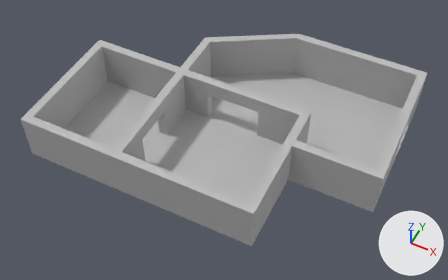
The FBX model Code_Lab_MidTerm/Assets/Models/Level0.fbx, before and after one commit.
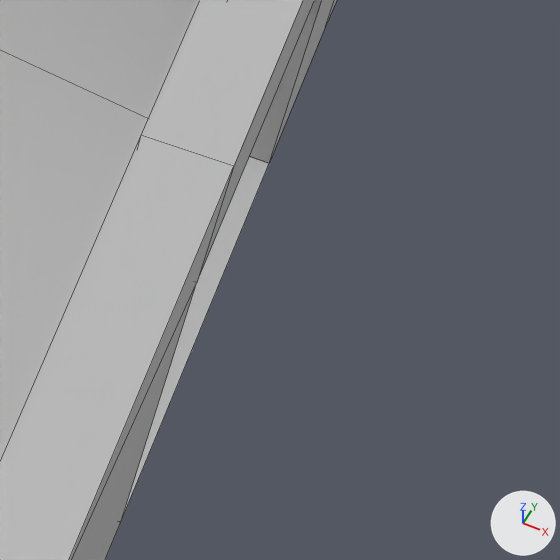
The first picture shows the older version from a camera (50 mm lens) standing at (1.34, -2.79, 3.35) and looking at (0.02, -0.15, 0.05). The close-ups show both versions on the part from 86% to 97% of the width and 39% to 58% of the height of that picture; other places that the commit changed are outside them. Arrows for +X, +Y and +Z are at lower right; the lights stay in place. The close-ups show mesh edges as thin lines. Where no turn or scale is listed for an object, it has been applied to the vertices.

Before the edit, the objects in view are built like this:
```python
me_mesh = bpy.data.meshes.new('Mesh')
me_mesh.from_pydata(...)  # 118 vertices, 102 faces; spans x -1.15..1.15, y -0.83..0.83, z 0.0..0.35
me_mesh.materials.append(mat_lambert1)  # grey #bcbcbc
me_mesh_001 = bpy.data.meshes.new('Mesh.001')
me_mesh_001.from_pydata(...)  # 27 vertices, 16 faces; spans x -1.1..1.15, y -0.77..0.77, z 0.0
me_mesh_001.materials.append(mat_level0_floor_level0_floor_level0_floor_initialshadinggroup1)  # grey #bcbcbc
ob_level0_floor_pcube11 = bpy.data.objects.new('Level0_Floor:pCube11', me_mesh_001)
ob_level0_floor_pcube11.location = (0.0, 0.0, 0.0)
ob_pcube11 = bpy.data.objects.new('pCube11', me_mesh)
ob_pcube11.location = (0.0, 0.0, 0.0)
```
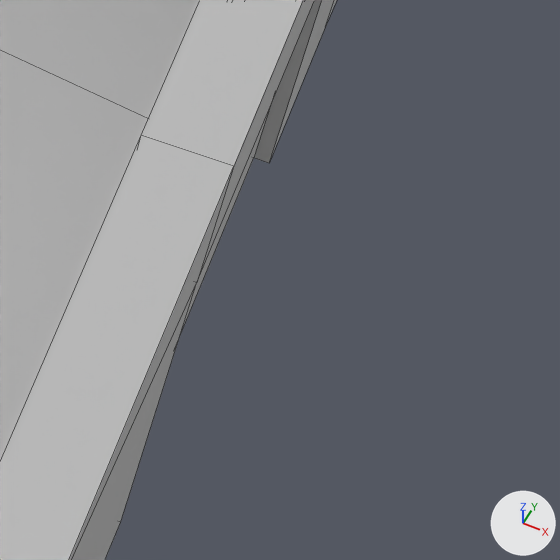
Edits to the bpy script that builds the scene:
```text
Change me_mesh_001:
    where me_mesh_001.from_pydata(...)  # 27 vertices, 16 faces; spans x -1.1..1.15, y -0.77..0.77, z 0.0
    used by ob_level0_floor_pcube11; location = (0.0, 0.0, 0.0)
    me_mesh_001 part 1
    me_mesh_001.vertices[25].co: (1.15, 0.25, 0.0) -> (1.14, 0.25, 0.0)  # pixel (120, 522) -> not seen
    me_mesh_001.vertices[26].co: (1.15, 0.62, 0.0) -> (1.14, 0.62, 0.0)  # pixel (269, 163) -> pixel (253, 157)
Add me_mesh_002:
    me_mesh_002.from_pydata([(0.0, 0.0, 0.0), (0.038, 0.0, 0.0), (0.0, 0.0, 0.24), (0.038, 0.0, 0.24), (0.0, 0.37, 0.24), (0.038, 0.37, 0.24), (0.0, 0.37, 0.0), (0.038, 0.37, 0.0)], [], [(1, 7, 5, 3), (6, 0, 2, 4)])
    me_mesh_002.materials.append(mat_lambert1)  # grey #bcbcbc
Add ob_gate:
    ob_gate = bpy.data.objects.new('Gate', me_mesh_002)
    ob_gate.location = (1.106, 0.255, 0.0)
```

What differs and where, as boxes (x1, y1, x2, y2) in the close-ups (560 x 560 px; the box of a moved part takes in the faces that stretch with it):
'Level0_Floor:pCube11', reshaped
    before: (0, 0, 269, 520)
    after: (0, 0, 199, 459)
'Gate', added
    after: (181, 108, 270, 332)
part 1 of me_mesh_001, moved or reshaped (not visible afterwards)
    before: (121, 156, 269, 520)
